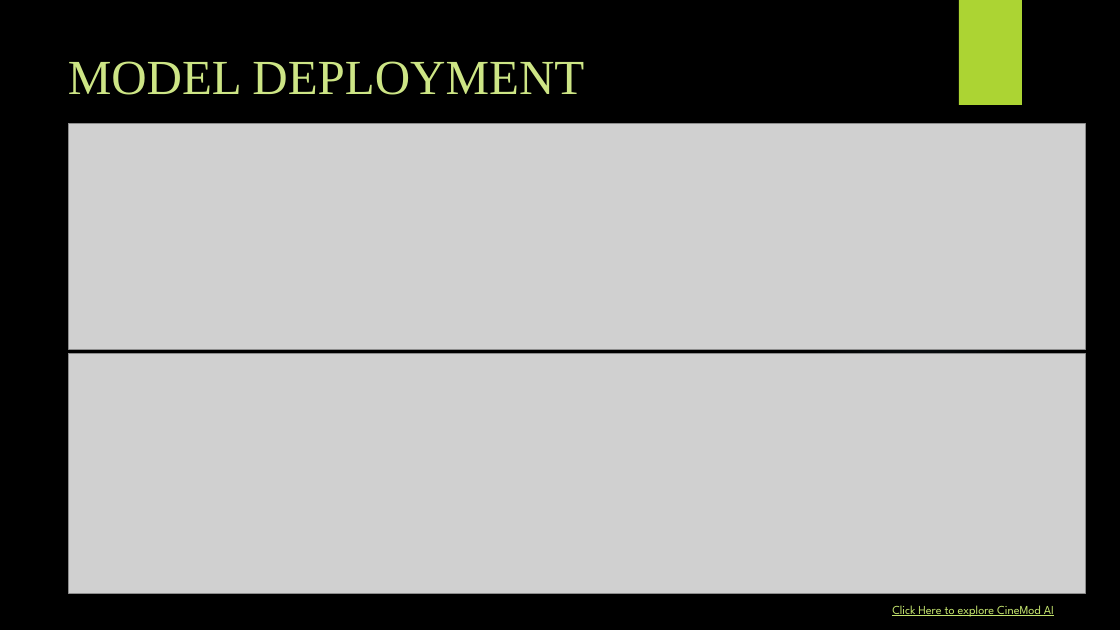
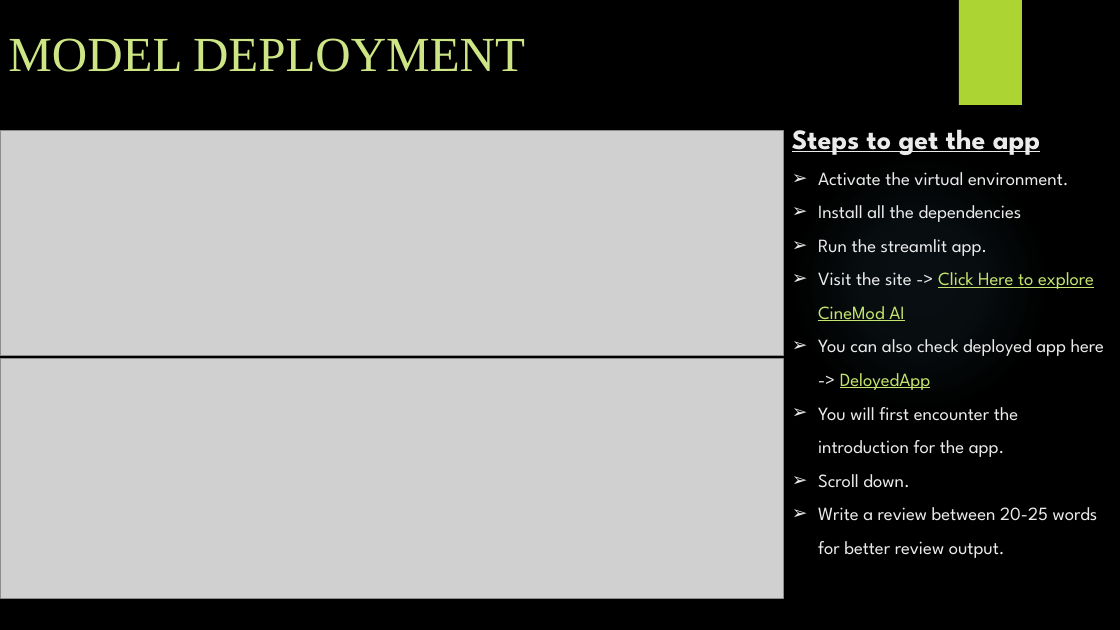
Before and after one commit to Subrat1920/IMDB-Sentiment-Analysis, a slide deck: slide 11 of Sentiment Analysis Final PPT.pptx (slide 12 before the commit). Drawn at 1120x630 pixels with LibreOffice and Linux fonts; fonts in the diff are those of the drawing; grey boxes stand for pictures; background and template pictures are left out. Boxes give left, top, right and bottom in pixels: in the first picture for what was removed or moved away, otherwise in the second. Text is boxed around its words. In the diff, an @@ line names an element or a change of style, - is before the commit and + after.

```diff
--- a/Sentiment Analysis Final PPT.pptx
+++ b/Sentiment Analysis Final PPT.pptx
@@ title "MODEL DEPLOYMENT" moved from (x1=68, y1=61, x2=584, y2=95) to (x1=8, y1=38, x2=525, y2=72) @@
@@ picture resized from (x1=69, y1=124, x2=1086, y2=349) to (x1=0, y1=130, x2=784, y2=355) @@
@@ text added at (x1=792, y1=129, x2=1104, y2=558), 16 pt, text #EBEBEB @@
+Steps to get the app
+➢ Activate the virtual environment.
+➢ Install all the dependencies
+➢ Run the streamlit app.
+➢ Visit the site -> Click Here to explore CineMod AI
+➢ You can also check deployed app here -> DeloyedApp
+➢ You will first encounter the introduction for the app.
+➢ Scroll down.
+➢ Write a review between 20-25 words for better review output.
@@ picture resized from (x1=69, y1=354, x2=1086, y2=593) to (x1=0, y1=359, x2=784, y2=598) @@
@@ text removed at (x1=892, y1=605, x2=1054, y2=617) @@
-Click Here to explore CineMod AI
```
Also in this commit, not shown: 5 other slides changed, 2 slides added, 1 slide removed.
